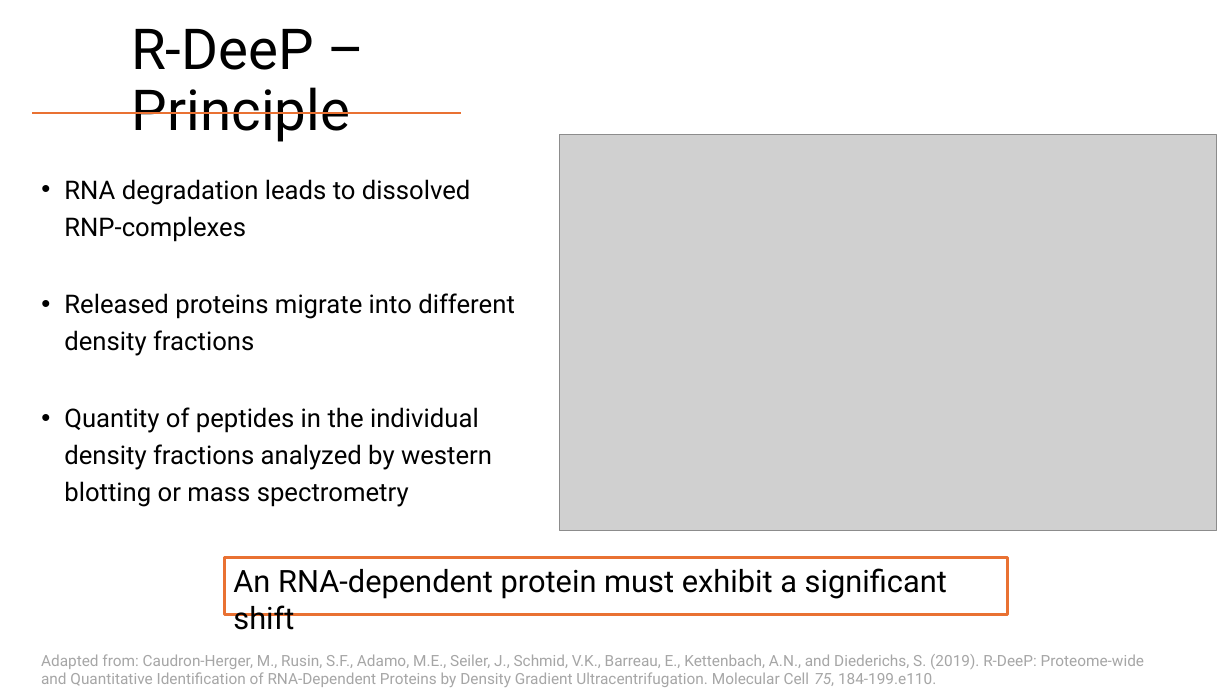
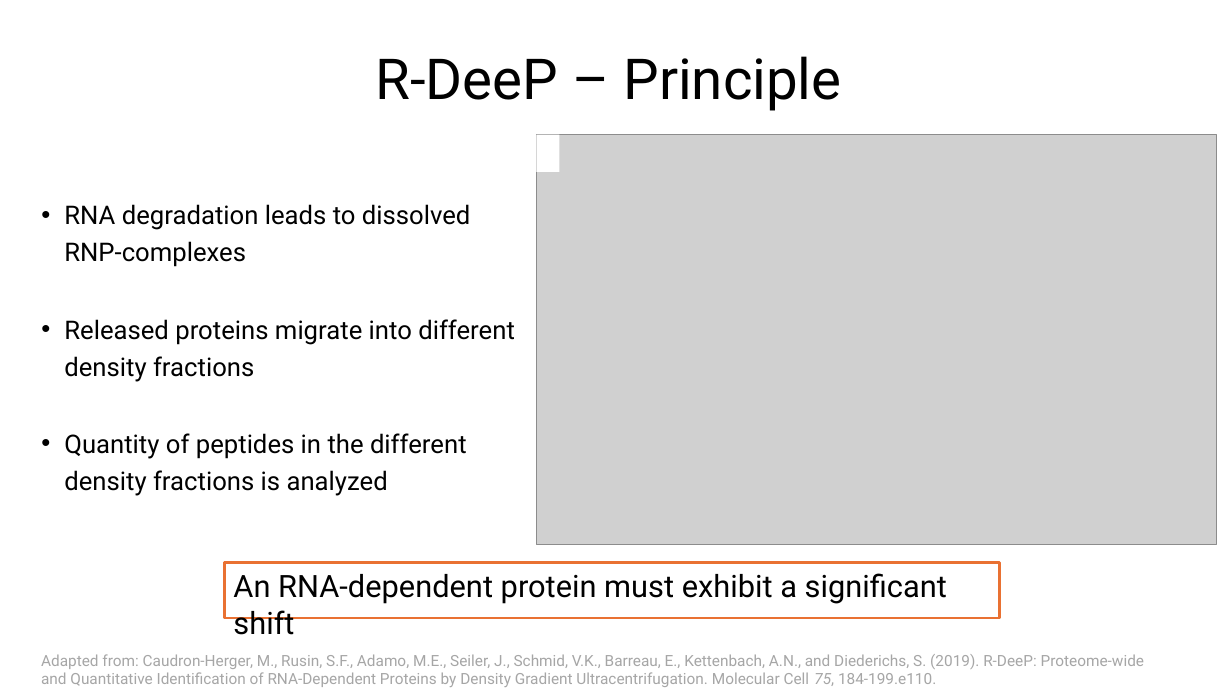
Before and after one commit to MichelaPozzi/2025-topic-03-group-01, a slide deck: slide 2 of Project Proposal Ben.pptx (slide 15 before the commit). Drawn at 1232x693 pixels with LibreOffice and Linux fonts; fonts in the diff are those of the drawing; grey boxes stand for pictures. Boxes give left, top, right and bottom in pixels: in the first picture for what was removed or moved away, otherwise in the second. Text is boxed around its words. In the diff, an @@ line names an element or a change of style, - is before the commit and + after.

```diff
--- a/Project Proposal Ben.pptx
+++ b/Project Proposal Ben.pptx
@@ title "R-DeeP – Principle" rewrapped from box(131, 29, 350, 142) to box(376, 56, 841, 111) @@
@@ line removed from (32, 114) to (461, 114) @@
@@ picture: place and size @@
-picture at box(560, 135, 1217, 531)
+picture at box(537, 135, 1217, 544)
@@ rectangle added at box(537, 135, 560, 172), fill #FFFFFF @@
@@ text "RNA degradation leads to dissolved ...": place and size @@
-text "RNA degradation leads to dissolved ..." at box(64, 179, 515, 507)
+text "RNA degradation leads to dissolved ..." at box(64, 204, 515, 496)
@@ text at box(64, 433, 467, 496): text changed @@
-• Quantity of peptides in the individual density fractions analyzed by western blotting or mass spectrometry
+• Quantity of peptides in the different density fractions is analyzed
@@ rectangle "An RNA-dependent protein must exhibit ...": place and size @@
-rectangle "An RNA-dependent protein must exhibit ..." at box(225, 557, 1008, 615)
+rectangle "An RNA-dependent protein must exhibit ..." at box(225, 563, 1000, 618)
```
Also in this commit, not shown: 1 other slide changed, 1 slide added, 1 slide removed.
